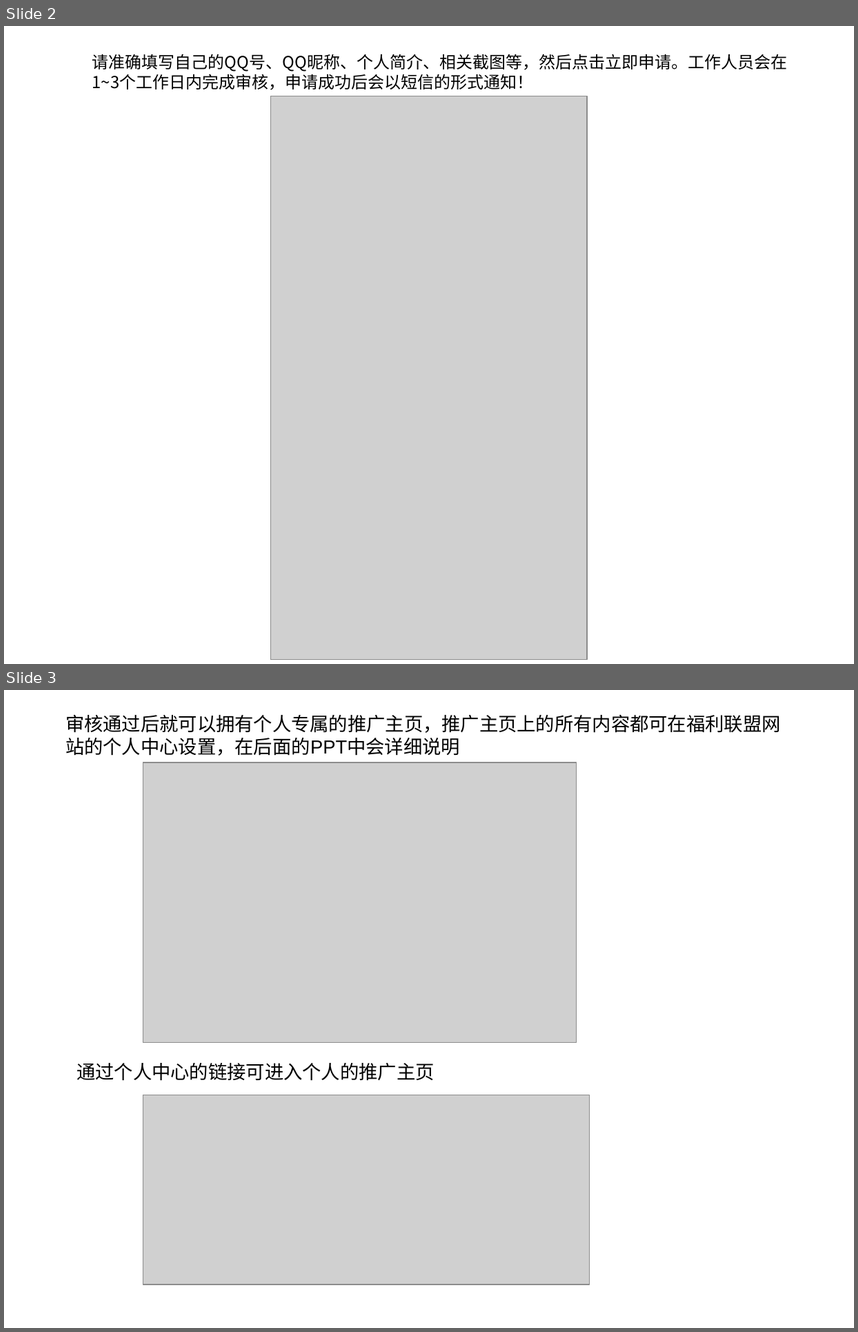
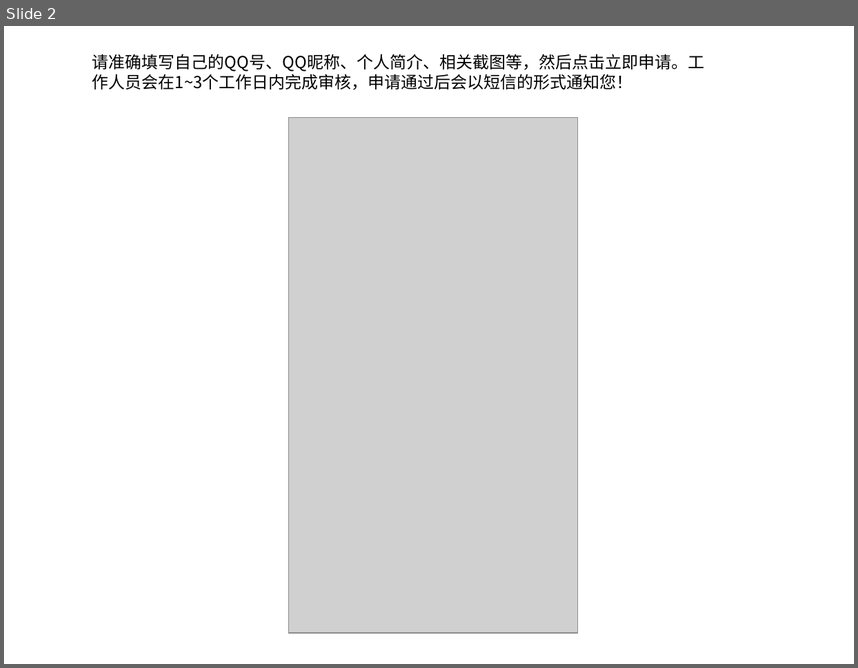
Before and after one commit to csdusunlight/qudao, a slide deck: static/download/福利联盟新人指南.ppt. Shown one above the other, each under a label of ours: slides 2 and 3 before the commit, slide 2 after it. The pictures are 858x1332 and 858x668 pixels, drawn with LibreOffice and Linux fonts; fonts in the diff are those of the drawing; grey boxes stand for pictures; background and template pictures are left out. Boxes give left, top, right and bottom in pixels: in the first picture for what was removed or moved away, otherwise in the second. Text is boxed around its words. In the diff, an @@ line names an element or a change of style, - is before the commit and + after.

```diff
--- a/static/download/福利联盟新人指南.ppt
+++ b/static/download/福利联盟新人指南.ppt
@@ slide 3 removed at <box>4,690,854,1328</box>, background #FFFFFF @@
@@ text removed at <box>65,715,781,756</box> @@
-审核通过后就可以拥有个人专属的推广主页，推广主页上的所有内容都可在福利联盟网站的个人中心设置，在后面的PPT中会详细说明
@@ picture removed at <box>143,762,576,1042</box> @@
@@ text removed at <box>76,1063,434,1081</box> @@
-通过个人中心的链接可进入个人的推广主页
@@ picture removed at <box>143,1094,589,1284</box> @@
@@ slide 2 changed as well @@
@@ text at <box>92,54,704,90</box>: text changed @@
-请准确填写自己的QQ号、QQ昵称、个人简介、相关截图等，然后点击立即申请。工作人员会在1~3个工作日内完成审核，申请成功后会以短信的形式通知！
+请准确填写自己的QQ号、QQ昵称、个人简介、相关截图等，然后点击立即申请。工作人员会在1~3个工作日内完成审核，申请通过后会以短信的形式通知您！
@@ picture: place and size @@
-picture at <box>271,96,587,659</box>
+picture at <box>289,117,578,632</box>
```
Also in this commit, not shown: 9 other slides changed, 8 slides added, 3 other slides removed, 4 other files.
